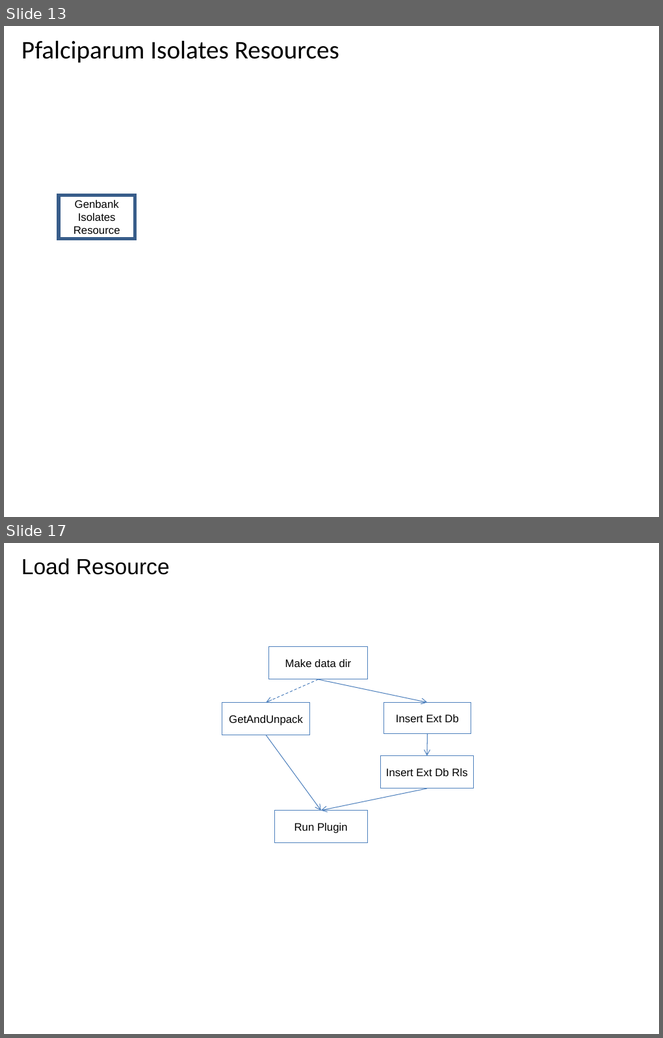
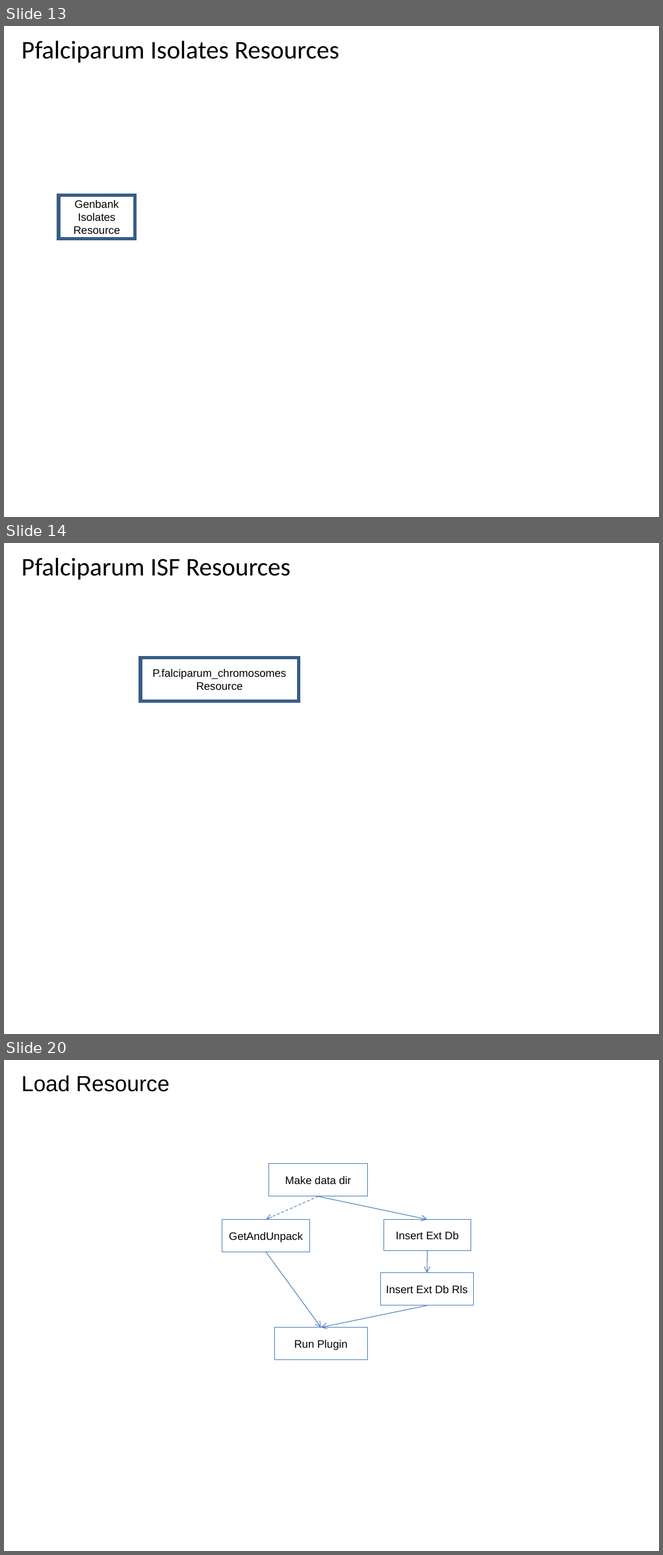
Before and after one commit to VEuPathDB/ApiCommonWorkflow, a slide deck: Main/doc/IntegratedWorkflow.ppt. Shown one above the other, each under a label of ours: slides 13 and 17 before the commit, slides 13, 14 and 20 after it; the slides between them are not shown. The pictures are 663x1038 and 663x1555 pixels, drawn with LibreOffice and Linux fonts; fonts in the diff are those of the drawing. Boxes give left, top, right and bottom in pixels: in the first picture for what was removed or moved away, otherwise in the second. Text is boxed around its words. In the diff, an @@ line names an element or a change of style, - is before the commit and + after.

```diff
--- a/Main/doc/IntegratedWorkflow.ppt
+++ b/Main/doc/IntegratedWorkflow.ppt
@@ slide 14 added at (4, 543, 659, 1034), background #FFFFFF @@
@@ title added at (22, 557, 291, 580), 28 pt, text #000000 @@
+Pfalciparum ISF Resources
@@ rectangle added at (140, 657, 299, 702), outline #385D8A 4 pt, 12 pt, text #000000 @@
+P.falciparum_chromosomes Resource
@@ what was slide 17 is now slide 20 @@
```
Also in this commit, not shown: 4 slides changed, 2 other slides added.
